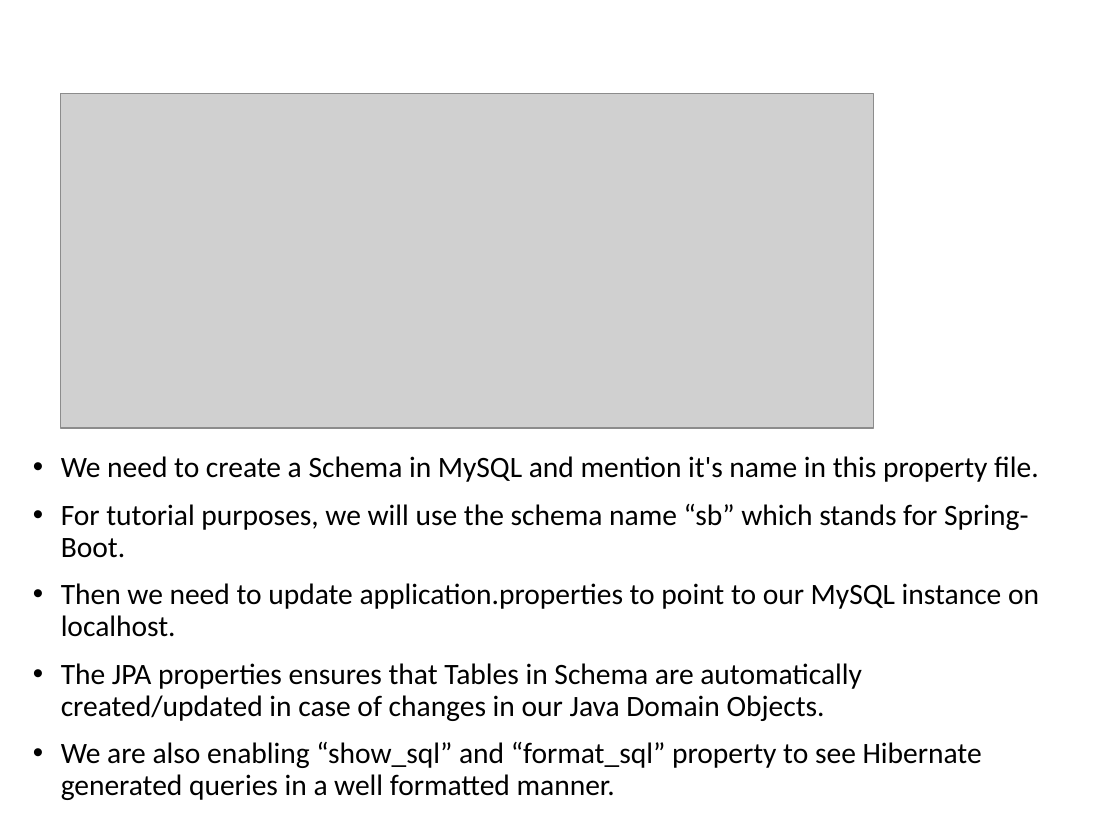
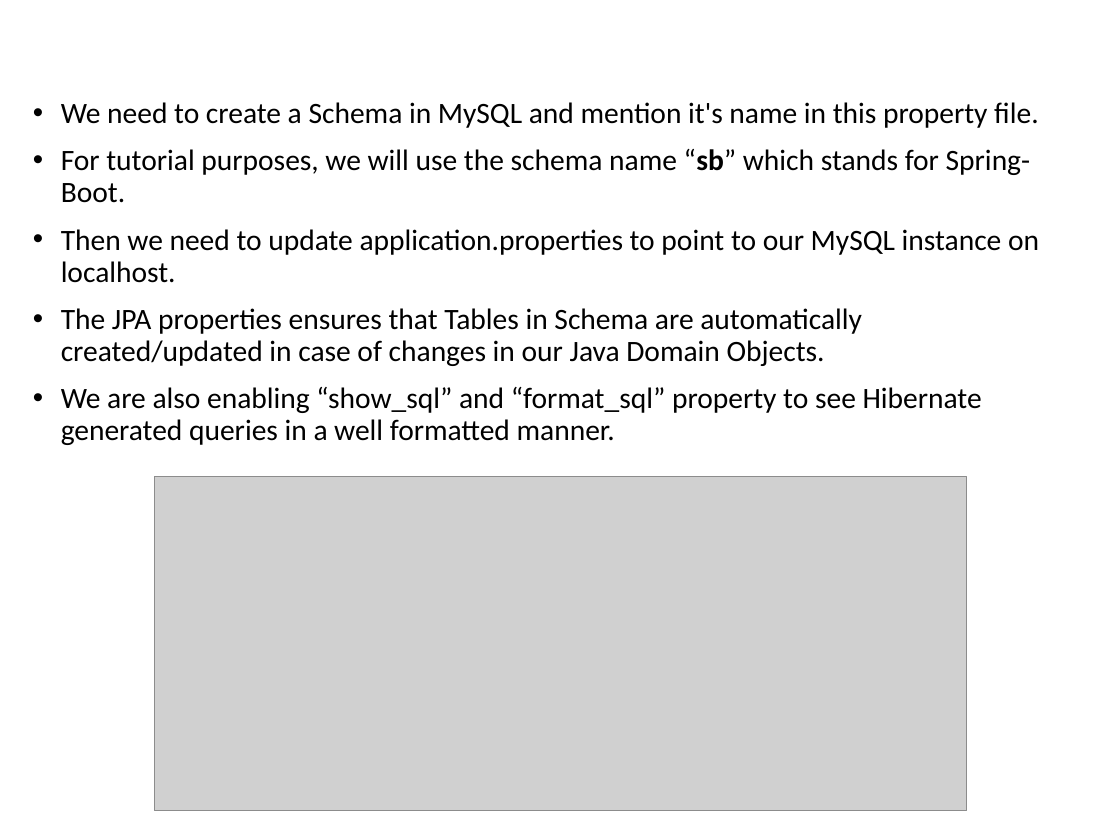
Before and after one commit to vishalrangras/spring-boot-sample, a slide deck: slide 21 of Developing with Spring Boot.pptx (slide 12 before the commit). Drawn at 1120x840 pixels with LibreOffice and Linux fonts; fonts in the diff are those of the drawing; grey boxes stand for pictures; background and template pictures are left out. Boxes give left, top, right and bottom in pixels: in the first picture for what was removed or moved away, otherwise in the second. Text is boxed around its words. In the diff, an @@ line names an element or a change of style, - is before the commit and + after.

```diff
--- a/Developing with Spring Boot.pptx
+++ b/Developing with Spring Boot.pptx
@@ text "We need to create a ...": place and size @@
-text "We need to create a ..." at [61,456,1039,800]
+text "We need to create a ..." at [61,102,1039,445]
@@ text at [61,149,1030,203]: bold on in "“sb”" @@
@@ picture: place and size @@
-picture at [60,94,874,428]
+picture at [155,476,968,810]
```
Also in this commit, not shown: 5 other slides changed, 23 slides added, 13 slides removed.
